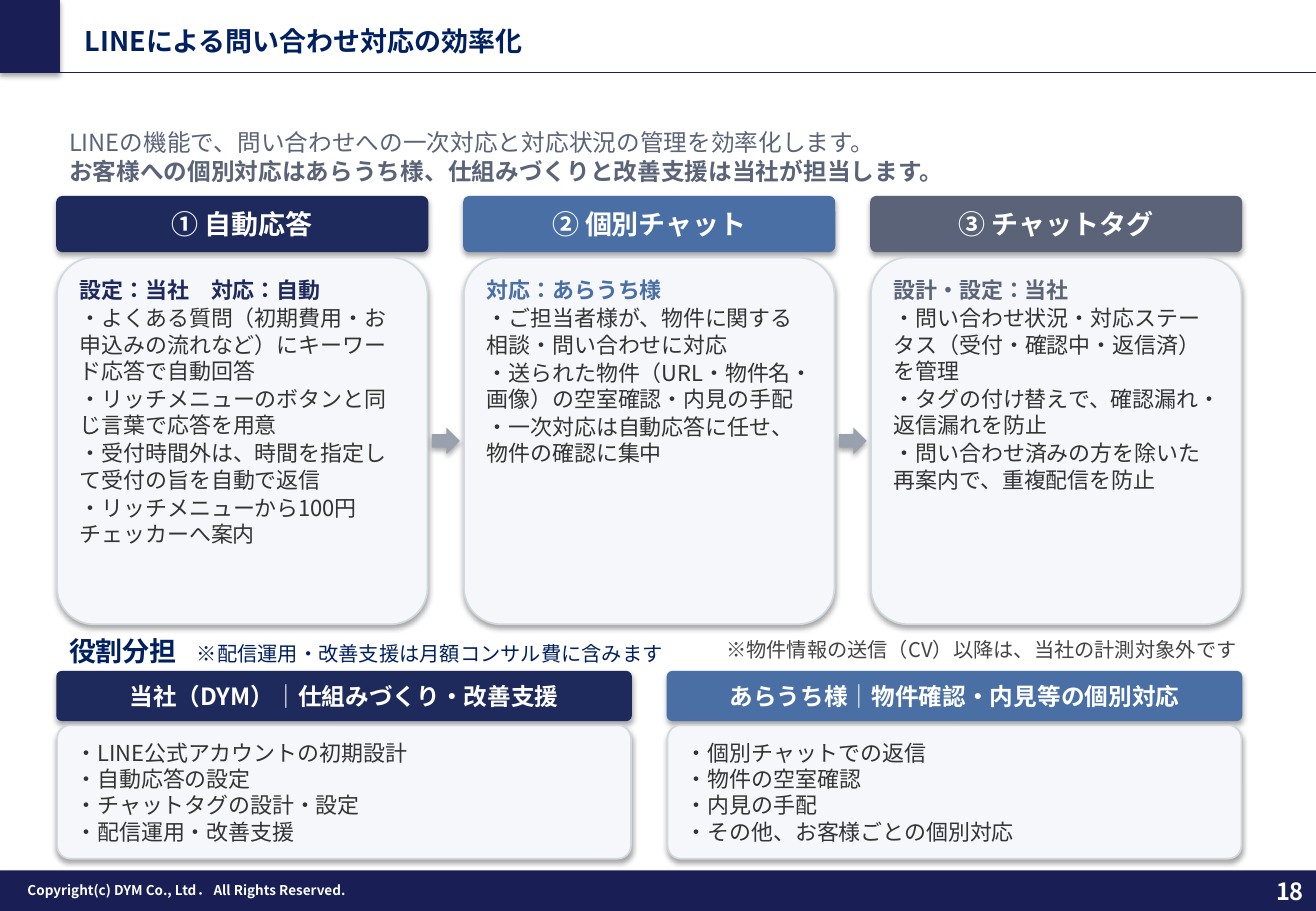
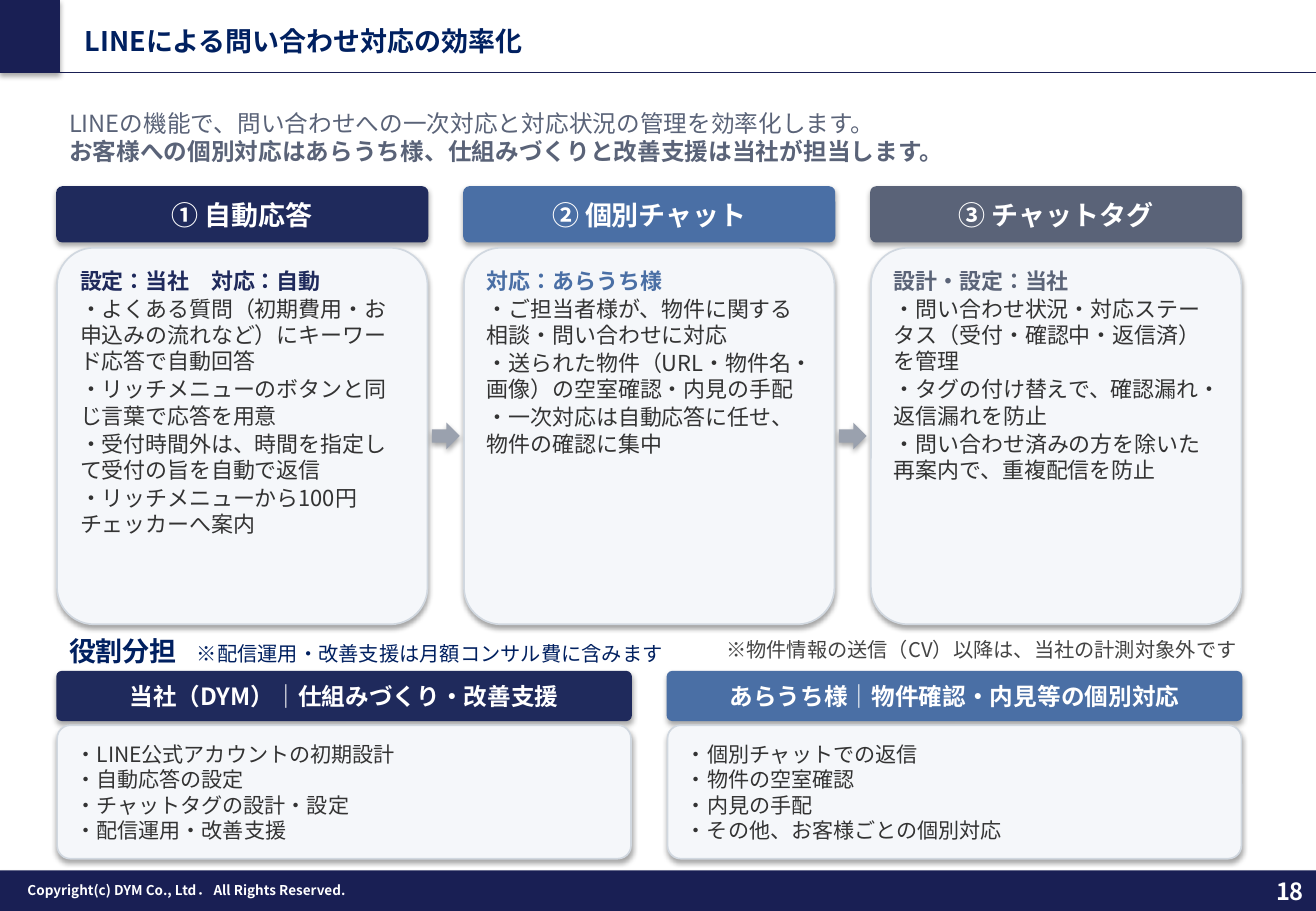
Before and after one commit to tonomura-r-dev/folder, a slide deck: slide 18 of 202610_株式会社あらうち御中_LINE公式アカウント運用のご提案_v8.pptx. Drawn at 1316x911 pixels with LibreOffice and Linux fonts; fonts in the diff are those of the drawing; background and template pictures are left out. Boxes give left, top, right and bottom in pixels: in the first picture for what was removed or moved away, otherwise in the second. Text is boxed around its words. In the diff, an @@ line names an element or a change of style, - is before the commit and + after.

```diff
--- a/202610_株式会社あらうち御中_LINE公式アカウント運用のご提案_v8.pptx
+++ b/202610_株式会社あらうち御中_LINE公式アカウント運用のご提案_v8.pptx
@@ text "LINEの機能で、問い合わせへの一次対応と対応状況の管理を効率化します。": place and size @@
-text "LINEの機能で、問い合わせへの一次対応と対応状況の管理を効率化します。" at [69,131,943,182]
+text "LINEの機能で、問い合わせへの一次対応と対応状況の管理を効率化します。" at [69,112,943,162]
@@ 3 rounded rectangles: place and size @@
-3 rounded rectangles at [57,197,1242,252]
+3 rounded rectangles at [57,187,1242,242]
@@ rounded rectangle "設定：当社 対応：自動": place and size @@
-rounded rectangle "設定：当社 対応：自動" at [57,258,428,625]
+rounded rectangle "設定：当社 対応：自動" at [57,248,428,625]
@@ rounded rectangle "対応：あらうち様": place and size @@
-rounded rectangle "対応：あらうち様" at [464,258,835,625]
+rounded rectangle "対応：あらうち様" at [464,248,835,625]
@@ rounded rectangle "設計・設定：当社": place and size @@
-rounded rectangle "設計・設定：当社" at [871,258,1242,625]
+rounded rectangle "設計・設定：当社" at [871,248,1242,625]
@@ right arrow: place and size @@
-right arrow at [433,428,461,454]
+right arrow at [433,423,461,450]
@@ right arrow: place and size @@
-right arrow at [840,428,868,454]
+right arrow at [840,423,868,450]
@@ rounded rectangle "・LINE公式アカウントの初期設計" at [57,725,631,859]: size 13 to 12.5 pt @@
@@ rounded rectangle "・個別チャットでの返信" at [667,725,1241,859]: size 13 to 12.5 pt @@
```
Also in this commit, not shown: 4 other slides changed, 5 other files.
